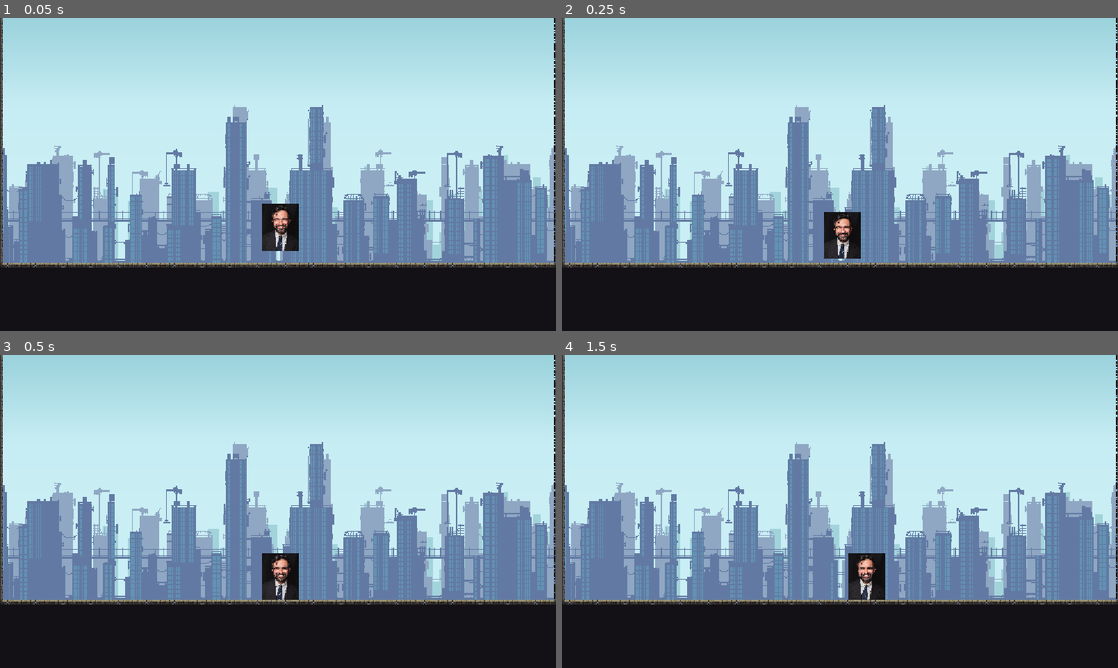
Above: before the commit, frames 1-4 (two rows, left to right).
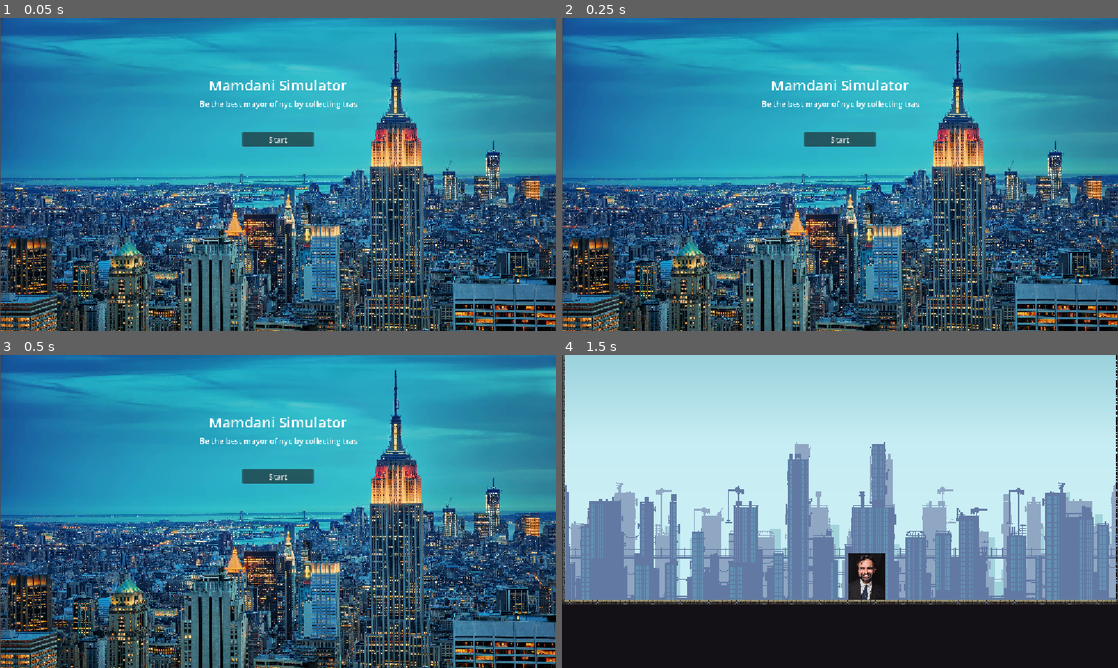
Above: after the commit, the same moments.

Repository: Yuco135/jumpstart-haven
Game: Godot game, scene res://title.tscn
Same seed, same stepped clock (60 frames per second), same inputs: the game is played once before the commit and once after it. Before the commit the project starts from res://main.tscn.
Inputs (mouse positions are in pixels of both pictures, inside the frame that each line leads up to):
- Up to frame 1 (0.05 s): no input
- Up to frame 2 (0.25 s): no input
- Up to frame 3 (0.5 s): no input
- Up to frame 4 (1.5 s): click (840, 477) at 0.5 s, where only the run after the commit has a clickable "Start"; tap Enter at 1.25 s; move the mouse to (962, 495) at 1.27 s; hold D (Right) from 1.28 s (still down); tap Alt at 1.35 s; click (962, 495) at 1.42 s

The runs differ from the first frame. In frame 1, 94% of the frame differs, in the area x 0-100%, y 0-100%; in frame 2, 94%; in frame 3, 94%; in frame 4, nothing differs.

Commit message:
coin script made
made the script for coin scene

Diff:
--- /dev/null
+++ b/coin.gd
@@ -0,0 +1,11 @@
+extends Area2D
+
+
+# Called when the node enters the scene tree for the first time.
+func _ready() -> void:
+	pass # Replace with function body.
+
+
+# Called every frame. 'delta' is the elapsed time since the previous frame.
+func _process(delta: float) -> void:
+	pass
--- /dev/null
+++ b/coin.tscn
@@ -0,0 +1,21 @@
+[gd_scene format=3 uid="uid://bci8r0scu3mxs"]
+
+[ext_resource type="Texture2D" uid="uid://doxf5ro1ave0v" path="res://Art/Decoration 32x32.png" id="1_d5gmh"]
+
+[sub_resource type="CapsuleShape2D" id="CapsuleShape2D_3sy6q"]
+radius = 17.0
+height = 36.0
+
+[node name="Coin" type="Area2D" unique_id=387211628 groups=["Coin"]]
+position = Vector2(575, 387)
+
+[node name="CollisionShape2D" type="CollisionShape2D" parent="." unique_id=1051259880]
+position = Vector2(-1, 5)
+shape = SubResource("CapsuleShape2D_3sy6q")
+
+[node name="Sprite2D" type="Sprite2D" parent="." unique_id=267945156]
+position = Vector2(-1, -1)
+texture = ExtResource("1_d5gmh")
+hframes = 9
+vframes = 4
+frame = 2
--- a/project.godot
+++ b/project.godot
@@ -11,7 +11,7 @@
 [application]
 
 config/name="Jumpstart Haven"
-run/main_scene="uid://bf1yjjnr2y71f"
+run/main_scene="uid://choilhlekn30k"
 config/features=PackedStringArray("4.7", "Forward Plus")
 config/icon="res://icon.svg"
 
Not shown, added: coin.gd.uid
